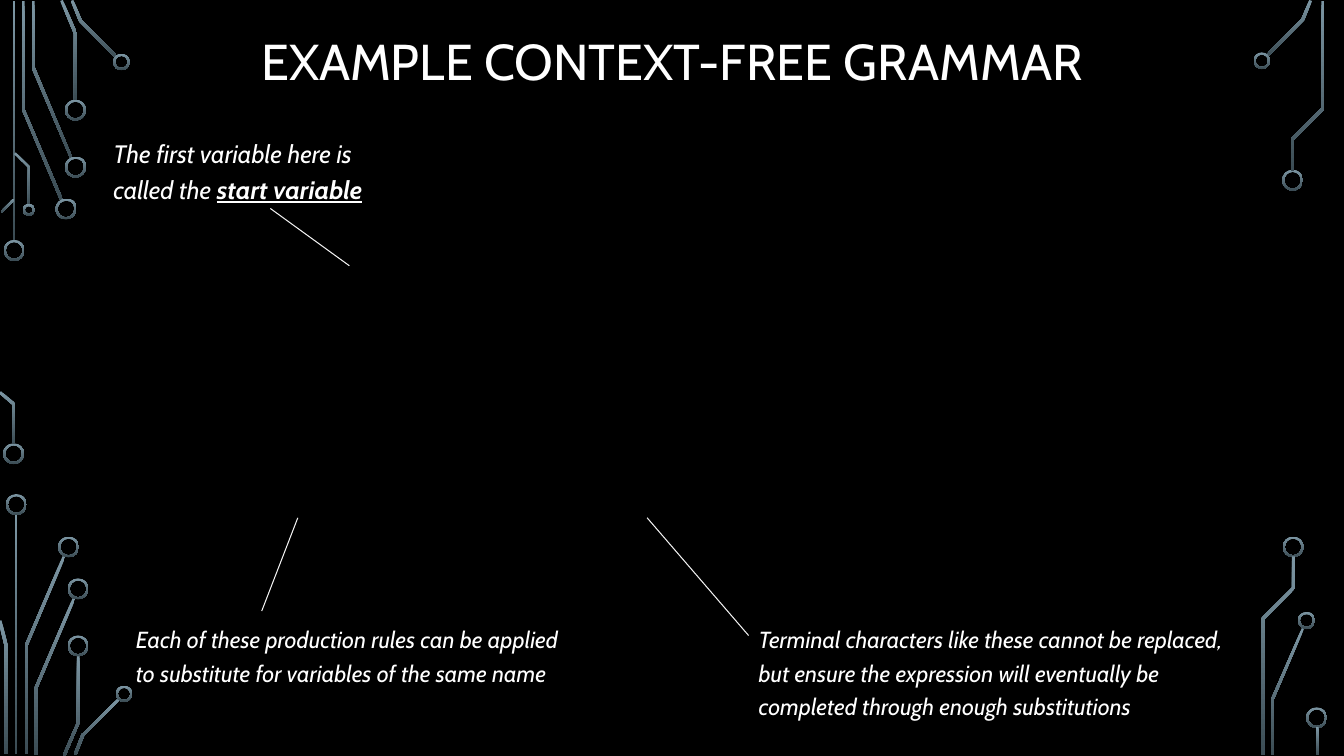
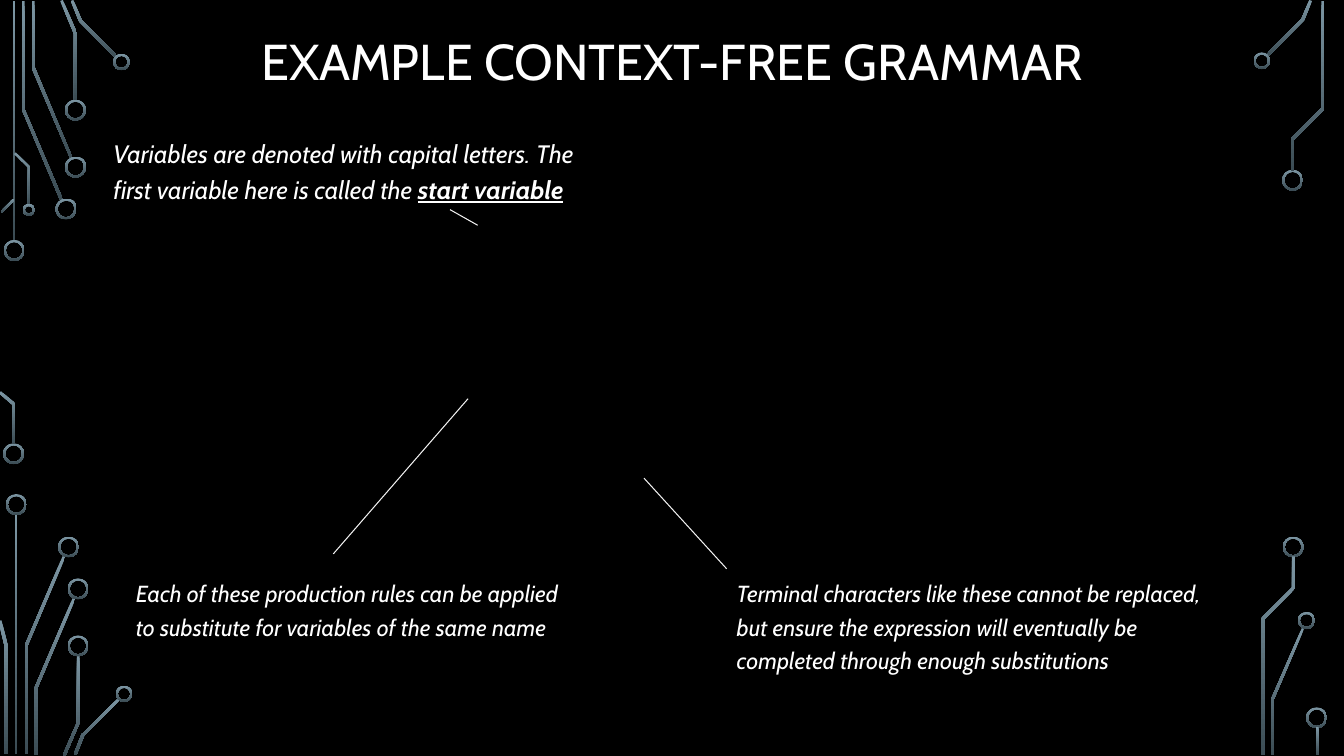
Before and after one commit to markfloryan/dmt2, a slide deck: slide 11 of slides/03-ContextFreeLanguages.pptx (slide 10 before the commit). Drawn at 1344x756 pixels with LibreOffice and Linux fonts; fonts in the diff are those of the drawing; grey boxes stand for pictures; background and template pictures are left out. Boxes give left, top, right and bottom in pixels: in the first picture for what was removed or moved away, otherwise in the second. Text is boxed around its words. In the diff, an @@ line names an element or a change of style, - is before the commit and + after.

```diff
--- a/slides/03-ContextFreeLanguages.pptx
+++ b/slides/03-ContextFreeLanguages.pptx
@@ text at (113, 144, 573, 203): text changed @@
-The first variable here is called the start variable
+Variables are denoted with capital letters. The first variable here is called the start variable
@@ line moved from (350, 266) - (270, 209) to (478, 225) - (450, 210) @@
@@ line moved from (262, 611) - (297, 518) to (334, 555) - (468, 399) @@
@@ line moved from (749, 635) - (647, 518) to (727, 569) - (644, 478) @@
@@ text "Each of these production rules ...": place and size @@
-text "Each of these production rules ..." at (136, 630, 558, 683)
+text "Each of these production rules ..." at (136, 584, 558, 637)
@@ text "Terminal characters like these cannot ...": place and size @@
-text "Terminal characters like these cannot ..." at (759, 630, 1222, 721)
+text "Terminal characters like these cannot ..." at (737, 584, 1200, 675)
```
Also in this commit, not shown: 2 other slides changed, 2 slides added, 1 slide removed, 2 other files.
